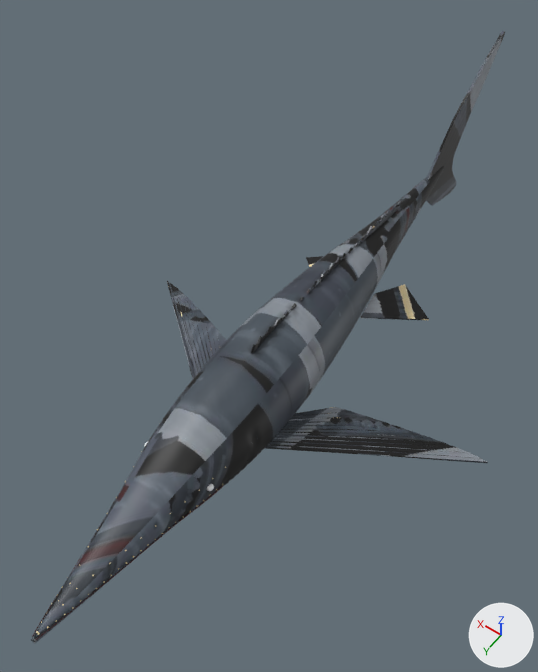
The glTF model public/assets/models/fauna_chorus.glb as it was, and as the next commit left it.
One viewpoint serves both versions: a 50 mm camera at (-1.13, 1.75, 2.72) aimed at (0.1, 0.03, 0.02). Lighting does not change. The marker at lower right points along +X, +Y and +Z. The older version comes first. Vertices at exactly the same position are counted once.

The first picture shows 'chorus_body'.
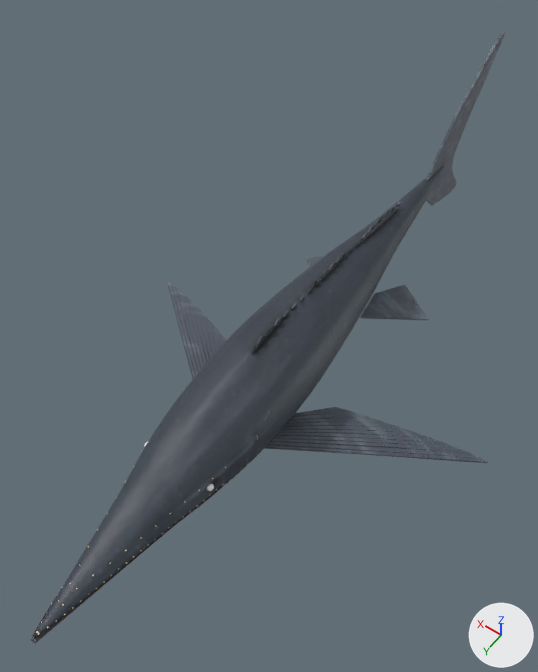
Pixel boxes [x1, y1, x2, y2] of what changed, in the pictures (538 x 672 px):
part 1 of me_chorus_body, surface changed: [32, 31, 505, 643] in both
part 2 of me_chorus_body, recoloured: [32, 111, 483, 643] in both

The change, as a list of edits to the scene's bpy script:
```text
Change me_chorus_body:
    where me_chorus_body.from_pydata(...)  # 12910 vertices, 25308 faces; spans x -0.98..0.98, y -1.95..1.6, z -0.4..0.63
    used by ob_chorus_body; location = (0.0, 0.0, 0.0)
    me_chorus_body part 1: 25230 kept faces spanning x -0.98..0.98, y -1.95..1.6, z -0.4..0.63 get new texture (UV) coordinates
    me_chorus_body part 2: 8782 kept faces spanning x -0.96..0.98, y -1.78..1.6, z -0.4..0.43 get new vertex colours
```
